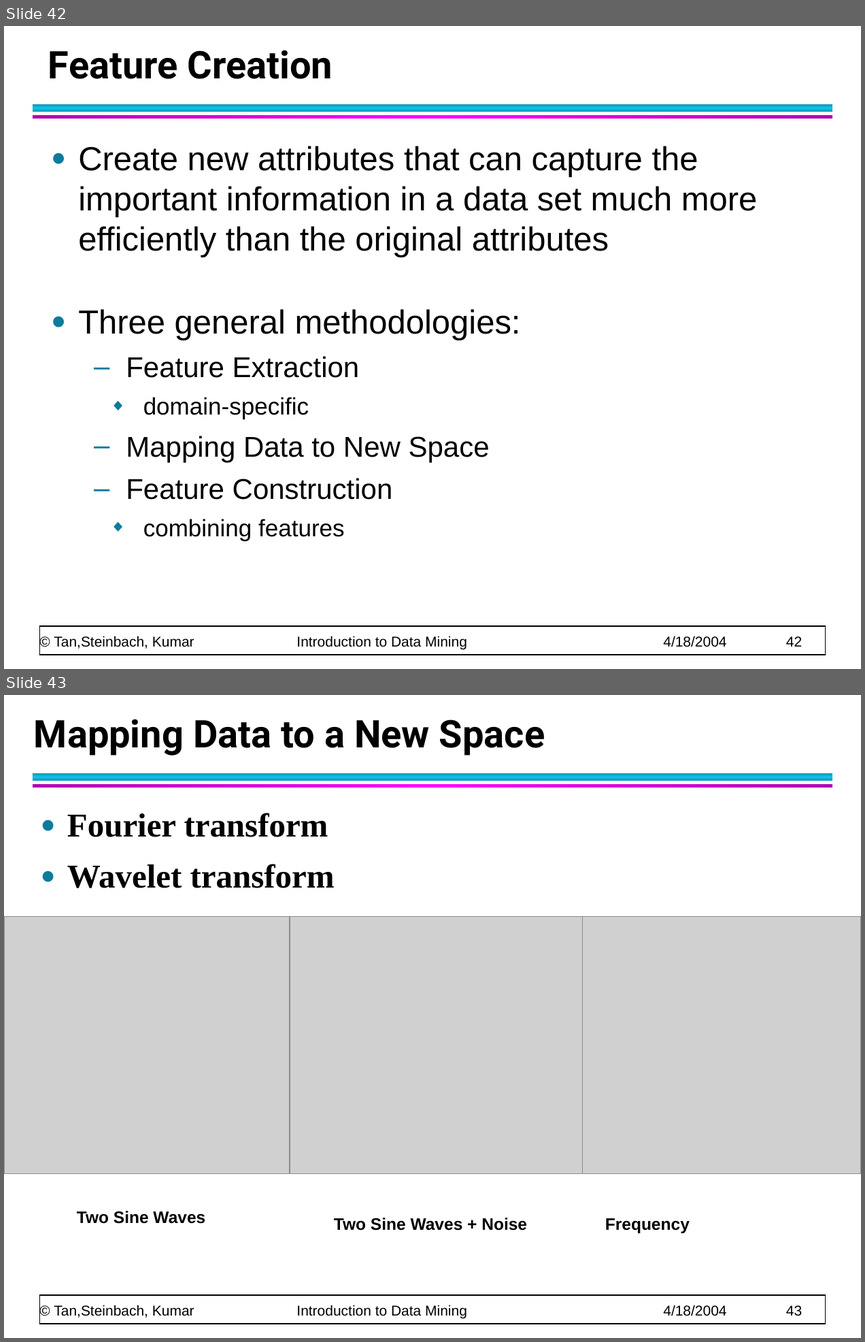
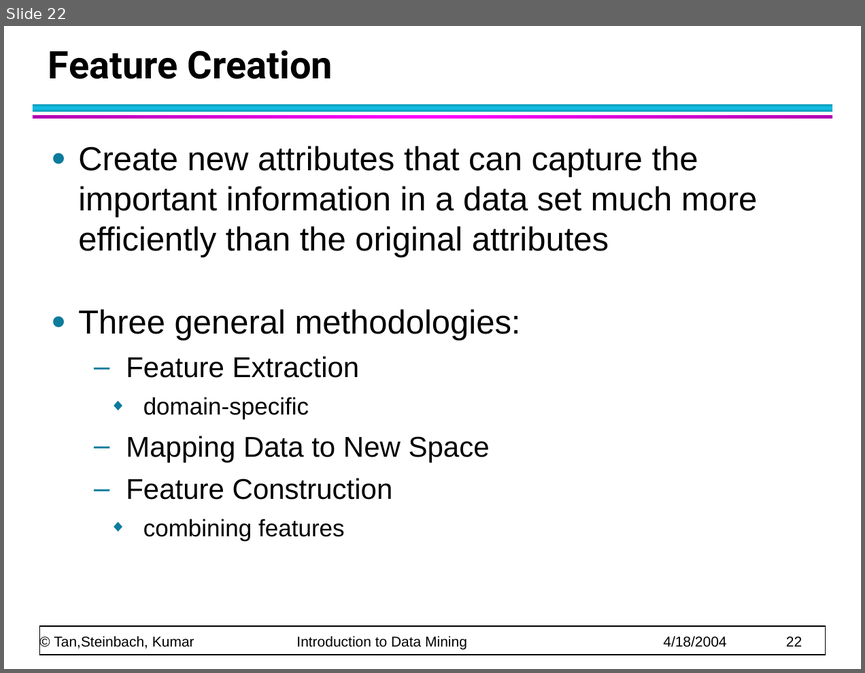
Before and after one commit to CMPT300/CMPT300.github.io, a slide deck: handouts/data/chap2_data_2.ppt. Shown one above the other, each under a label of ours: slides 42 and 43 before the commit, slide 22 after it. The pictures are 865x1342 and 865x673 pixels, drawn with LibreOffice and Linux fonts; fonts in the diff are those of the drawing; grey boxes stand for pictures. Boxes give left, top, right and bottom in pixels: in the first picture for what was removed or moved away, otherwise in the second. Text is boxed around its words. In the diff, an @@ line names an element or a change of style, - is before the commit and + after.

```diff
--- a/handouts/data/chap2_data_2.ppt
+++ b/handouts/data/chap2_data_2.ppt
@@ slide 43 removed at (4, 695, 861, 1338), background #FFFFFF; not listed: 4 template elements that a slide beside it also shows @@
@@ title removed at (34, 719, 545, 756) @@
-Mapping Data to a New Space
@@ text removed at (67, 813, 334, 888) @@
-● Fourier transform
-● Wavelet transform
@@ picture removed at (4, 916, 325, 1173) @@
@@ picture removed at (290, 916, 582, 1173) @@
@@ picture removed at (547, 916, 861, 1173) @@
@@ text removed at (77, 1210, 205, 1223) @@
-Two Sine Waves
@@ text removed at (334, 1217, 527, 1230) @@
-Two Sine Waves + Noise
@@ text removed at (605, 1218, 689, 1233) @@
-Frequency
@@ what was slide 42 is now slide 22 @@
@@ text at (54, 635, 802, 650): text changed @@
-© Tan,Steinbach, Kumar Introduction to Data Mining 4/18/2004 42
+© Tan,Steinbach, Kumar Introduction to Data Mining 4/18/2004 22
```
Also in this commit, not shown: 11 other slides changed, 10 slides added, 55 other slides removed, 2 other files.
